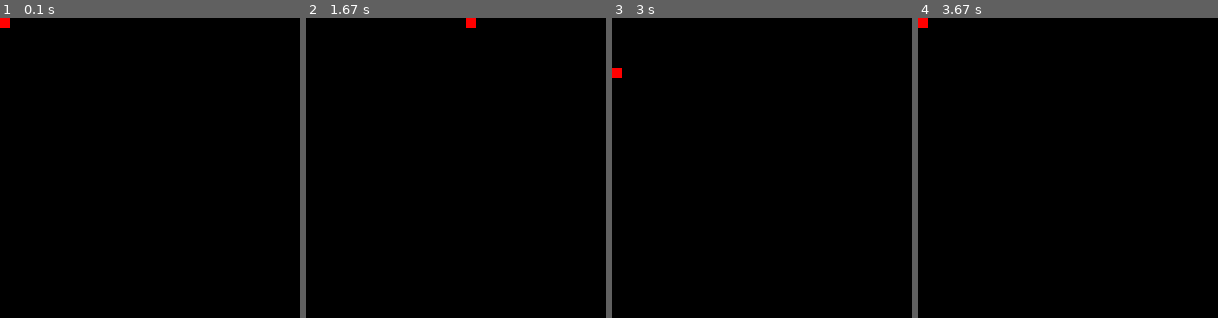
Above: before the commit, frames 1-4 (left to right).
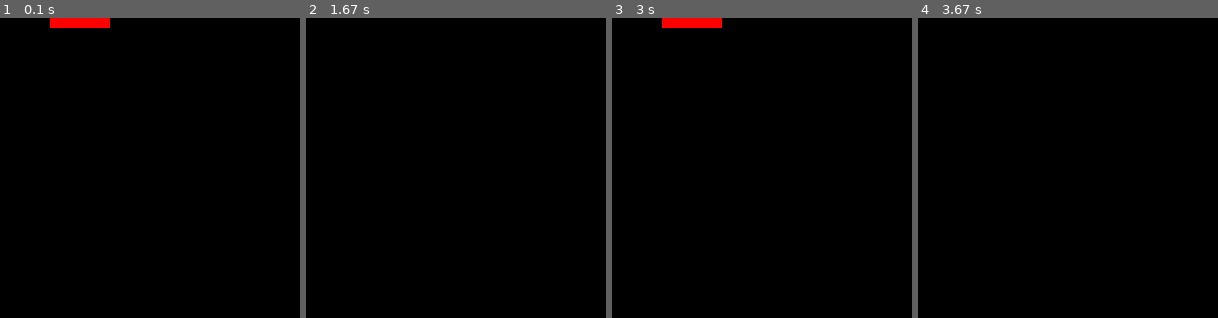
Above: after the commit, the same moments.

Repository: ERockZ/hackalytix-pygame
Game: pygame game, started from Application.py
The game is run twice, just before and just after one commit, with the same random seed, the same clock (stepped at 60 frames per second) and the same inputs.
Inputs:
- Up to frame 1 (0.1 s): no input
- Up to frame 2 (1.67 s): hold Right 0.33-0.8 s; hold Up 0.83-1.13 s; hold Right 1.17-1.63 s
- Up to frame 3 (3 s): hold Left 1.67-2.2 s; hold Down 2.23-2.53 s; hold Left 2.57-2.97 s
- Up to frame 4 (3.67 s): hold Up 3-3.37 s
The pictures show only the part of the screen within x 0-50%, y 0-50%; the shares and areas given below are measured in that part.

The runs differ from the first frame. In frame 1, 0.8% of the frame differs, in the area x 0-37%, y 0-4%; in frame 2, 0.1%; in frame 3, 0.8%; in frame 4, 0.1%.

Commit message:
First implementation for the core functionality of growing the snake. Implemented proper movement for the list of body elements

Diff:
--- a/Application.py
+++ b/Application.py
@@ -1,22 +1,90 @@
 import pygame as pgame
 import random
 
-class Snake:
-    def __init__(self):
-        self.width = 10
-        self.height = 10
-        self.x = 0
-        self.y = 0
-        self.velocity = 10
-        self.color = (255, 0, 0)
-
-class Food:
+class Box:
     def __init__(self, x, y, color):
         self.width = 10
         self.height = 10
         self.x = x
         self.y = y
         self.color = color
+
+    def draw(self, window):
+        pgame.draw.rect(window, self.color,
+                        (self.x, self.y, self.width, self.height))
+
+class Snake:
+    def __init__(self):
+        self.body = [
+            Box(50, 0, (255, 0, 0)),
+            Box(60, 0, (255, 0, 0)),
+            Box(70, 0, (255, 0, 0)),
+            Box(80, 0, (255, 0, 0)),
+            Box(90, 0, (255, 0, 0)),
+            Box(100, 0, (255, 0, 0))
+        ]
+        self.velocity = 10
+
+    def draw(self, window):
+        for box in self.body:
+            box.draw(window)
+
+    def move_left(self):
+        predecessor_pos_x = self.body[0].x
+        predecessor_pos_y = self.body[0].y
+        self.body[0].x -= 10
+        for i in range(1, len(self.body)):
+
+            curr_pos_x = self.body[i].x
+            curr_pos_y = self.body[i].y
+            self.body[i].x = predecessor_pos_x
+            self.body[i].y = predecessor_pos_y
+            predecessor_pos_x = curr_pos_x
+            predecessor_pos_y = curr_pos_y
+
+
+    def move_right(self):
+        predecessor_pos_x = self.body[0].x
+        predecessor_pos_y = self.body[0].y
+        self.body[0].x += 10
+        for i in range(1, len(self.body)):
+
+            curr_pos_x = self.body[i].x
+            curr_pos_y = self.body[i].y
+            self.body[i].x = predecessor_pos_x
+            self.body[i].y = predecessor_pos_y
+            predecessor_pos_x = curr_pos_x
+            predecessor_pos_y = curr_pos_y
+
+    def move_up(self):
+        predecessor_pos_x = self.body[0].x
+        predecessor_pos_y = self.body[0].y
+        self.body[0].y -= 10
+        for i in range(1, len(self.body)):
+
+            curr_pos_x = self.body[i].x
+            curr_pos_y = self.body[i].y
+            self.body[i].x = predecessor_pos_x
+            self.body[i].y = predecessor_pos_y
+            predecessor_pos_x = curr_pos_x
+            predecessor_pos_y = curr_pos_y
+
+    def move_down(self):
+        predecessor_pos_x = self.body[0].x
+        predecessor_pos_y = self.body[0].y
+        self.body[0].y += 10
+        for i in range(1, len(self.body)):
+
+            curr_pos_x = self.body[i].x
+            curr_pos_y = self.body[i].y
+            self.body[i].x = predecessor_pos_x
+            self.body[i].y = predecessor_pos_y
+            predecessor_pos_x = curr_pos_x
+            predecessor_pos_y = curr_pos_y
+
+class Food:
+    def __init__(self, x, y, color):
+        self.body = Box(x, y, color)
 
 class Application(object):
 
@@ -25,7 +93,7 @@
         self.snake = Snake()
         self.food = Food(300, 300, self.generate_color())
         self.window_width = 600
-        self.window_height =600
+        self.window_height = 600
         self.window = pgame.display.set_mode((self.window_height,
                                   self.window_width))
 
@@ -44,12 +112,11 @@
 
 
     def draw_food(self):
-        pgame.draw.rect(self.window, self.food.color,
-                        (self.food.x, self.food.y, self.food.width, self.food.height))
+        pgame.draw.rect(self.window, self.food.body.color,
+                        (self.food.body.x, self.food.body.y, self.food.body.width, self.food.body.height))
 
     def draw_snake(self):
-        pgame.draw.rect(self.window, self.snake.color,
-                        (self.snake.x, self.snake.y, self.snake.width, self.snake.height))
+        self.snake.draw(self.window)
 
 
     def generate_random_coords(self, object_width, object_height):
@@ -59,11 +126,11 @@
 
 
     def spawn_food(self):
-        food_coords = self.generate_random_coords(self.food.width, self.food.height)
+        food_coords = self.generate_random_coords(self.food.body.width, self.food.body.height)
         return Food(food_coords[0], food_coords[1], self.generate_color())  # the two values, an x-coordinate and a y-coordinate
 
     def check_food_touched(self):
-        return (self.food.x == self.snake.x and self.food.y == self.snake.y)
+        return (self.food.body.x == self.snake.body.x and self.food.body.y == self.snake.body.y)
 
 
     def on_loop(self):
@@ -79,23 +146,23 @@
 
         # the four arrow keys for directed movement
         if keys[pgame.K_LEFT]:
-            if (self.snake.x- self.snake.velocity >= 0):
-                self.snake.x -= self.snake.velocity
+        #    if (self.snake.body.x-self.snake.velocity >= 0):
+            self.snake.move_left()
         if keys[pgame.K_RIGHT]:
-            if (self.snake.x+self.snake.velocity< self.window_width):
-                self.snake.x += self.snake.velocity
+        #    if (self.snake.body.x+self.snake.velocity< self.window_width):
+            self.snake.move_right()
         if keys[pgame.K_UP]:
-            if (self.snake.y-self.snake.velocity >= 0):
-                self.snake.y -= self.snake.velocity
+        #    if (self.snake.body.y-self.snake.velocity >= 0):
+            self.snake.move_up()
         if keys[pgame.K_DOWN]:
-            if (self.snake.y+self.snake.velocity < self.window_height):
-                self.snake.y += self.snake.velocity
+        #    if (self.snake.body.y+self.snake.velocity < self.window_height):
+            self.snake.move_down()
 
         # the 'c' key -> generate a new color at random
-        if keys[pgame.K_c]:
+        #if keys[pgame.K_c]:
             # Generate a random color by drawing 3 random integers between 0 and 255.
             # One for each color channel represented by a triple (R,G,B)
-            self.snake.color = self.generate_color()
+        #    self.snake.color = self.generate_color()
 
         # the 'q' key --> end the game loop
         if keys[pgame.K_q]:
@@ -108,8 +175,8 @@
         self.draw_food()
         self.draw_snake()
 
-        if self.check_food_touched():
-            self.food = self.spawn_food()
+        #if self.check_food_touched():
+        #    self.food = self.spawn_food()
 
 
 if __name__ == "__main__":
